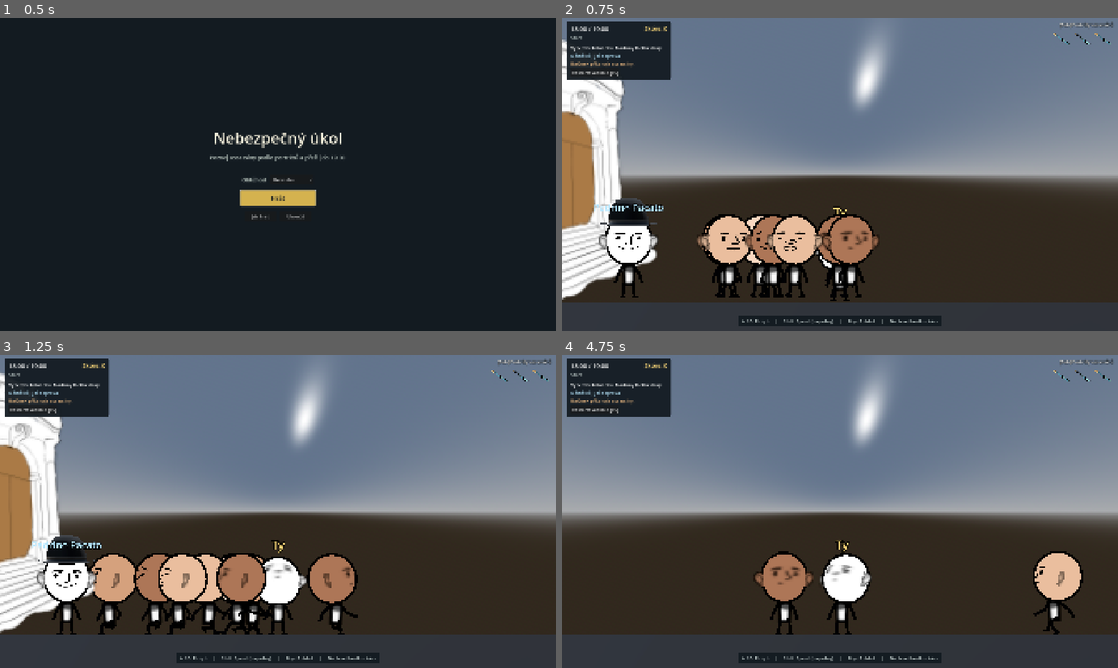
Above: before the commit, frames 1-4 (two rows, left to right).
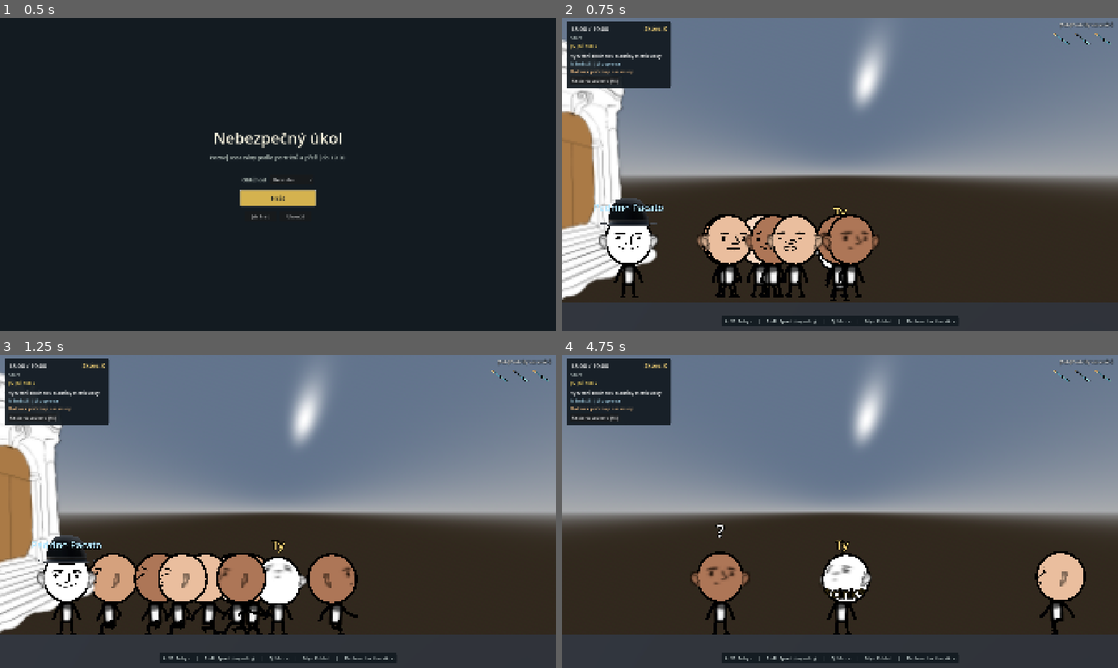
Above: after the commit, the same moments.

Repository: JosefAmbruz/nebezpecny-ukol
Game: Godot game, scene res://src/ui/title_screen.tscn
The game is run twice, just before and just after one commit, with the same random seed, the same clock (stepped at 60 frames per second) and the same inputs.
Inputs (mouse positions are in pixels of both pictures, inside the frame that each line leads up to):
- Up to frame 1 (0.5 s): no input
- Up to frame 2 (0.75 s): click "Hrát" at 0.5 s
- Up to frame 3 (1.25 s): no input
- Up to frame 4 (4.75 s): click "Restartovat kolo [F5]" at 1.25 s; click "Restartovat kolo [F5]" at 2 s; click "Restartovat kolo [F5]" at 2.75 s; tap Enter at 3.5 s; move the mouse to (962, 495) at 3.52 s; hold D (move_right) 3.53-4.25 s; tap E (lean) at 3.6 s; click (962, 495) at 3.67 s; tap Q (distract, bound only after the commit) at 3.8 s; drag from (728, 527) to (812, 574) at 4.27 s

Frame 1 is identical in both runs. In frame 2, 1.4% of the frame differs, in the area x 0-72%, y 8-99%; in frame 3, 1.4%; in frame 4, 5.0%, in the area x 0-95%, y 8-99%.

Commit message:
feat: Add coin throw to distract nearby NPCs

Diff:
--- a/project.godot
+++ b/project.godot
@@ -58,6 +58,11 @@
 "events": [Object(InputEventKey,"resource_local_to_scene":false,"resource_name":"","device":-1,"window_id":0,"alt_press …(195 unchanged characters)…
 ]
 }
+distract={
+"deadzone": 0.2,
+"events": [Object(InputEventKey,"resource_local_to_scene":false,"resource_name":"","device":-1,"window_id":0,"alt_pressed":false,"shift_pressed":false,"ctrl_pressed":false,"meta_pressed":false,"pressed":false,"keycode":0,"physical_keycode":81,"key_label":0,"unicode":113,"location":0,"echo":false,"script":null)
+]
+}
 toggle_assassin_list={
 "deadzone": 0.2,
 "events": [Object(InputEventKey,"resource_local_to_scene":false,"resource_name":"","device":-1,"window_id":0,"alt_press …(195 unchanged characters)…
--- a/src/characters/npc_base.gd
+++ b/src/characters/npc_base.gd
@@ -112,6 +112,8 @@
 var _stun_time_left: float = 0.0
 ## Počet civilistů, kteří viděli smrt tohoto NPC (platí až po smrti).
 var witness_count: int = 0
+var _distract_time_left: float = 0.0
+var _distract_point_x: float = 0.0
 
 
 func _ready() -> void:
@@ -184,23 +186,26 @@
 	if _attack_cooldown > 0.0:
 		_attack_cooldown = maxf(0.0, _attack_cooldown - delta)
 
-	match state:
-		State.WANDER:
-			_process_wander(delta)
-			if is_assassin:
-				_try_acquire_stalk_target(delta)
-		State.LEAN:
-			_process_lean(delta)
-		State.STALK:
-			_process_stalk(delta)
-		State.ATTACK:
-			_process_attack(delta)
-		State.EVADE:
-			_process_evade(delta)
-		State.FLEE:
-			_process_flee(delta)
-		State.STUNNED:
-			_process_stun(delta)
+	if _distract_time_left > 0.0 and state in [State.WANDER, State.LEAN, State.STALK]:
+		_process_distraction(delta)
+	else:
+		match state:
+			State.WANDER:
+				_process_wander(delta)
+				if is_assassin:
+					_try_acquire_stalk_target(delta)
+			State.LEAN:
+				_process_lean(delta)
+			State.STALK:
+				_process_stalk(delta)
+			State.ATTACK:
+				_process_attack(delta)
+			State.EVADE:
+				_process_evade(delta)
+			State.FLEE:
+				_process_flee(delta)
+			State.STUNNED:
+				_process_stun(delta)
 
 	velocity.z = 0.0
 	move_and_slide()
@@ -466,6 +471,22 @@
 		_pick_new_wander_target()
 
 
+## Hozená mince: NPC se na chvíli zastaví a dívá se k místu dopadu.
+func distract(point_x: float, duration: float) -> void:
+	if state not in [State.WANDER, State.LEAN, State.STALK]:
+		return
+	_distract_time_left = duration
+	_distract_point_x = point_x
+	_camera_glance_time_left = 0.0
+	_show_reaction("?", duration)
+
+
+func _process_distraction(delta: float) -> void:
+	_distract_time_left -= delta
+	velocity.x = 0.0
+	_looking_right = _distract_point_x >= global_position.x
+
+
 func _evade_danger(danger_x: float) -> void:
 	if is_assassin or state == State.DEAD:
 		return
--- a/src/difficulty.gd
+++ b/src/difficulty.gd
@@ -11,6 +11,7 @@
 		"total_assassins": 6,
 		"match_duration_seconds": 360.0,
 		"max_toothbrushes": 5,
+		"distractions": 4,
 		"defense_window_ms": 2200,
 		"reaction_grace_time": 0.35,
 		"detect_range_mult": 0.8,
@@ -21,6 +22,7 @@
 		"total_assassins": 8,
 		"match_duration_seconds": 300.0,
 		"max_toothbrushes": 3,
+		"distractions": 3,
 		"defense_window_ms": 1500,
 		"reaction_grace_time": 0.22,
 		"detect_range_mult": 1.0,
@@ -31,6 +33,7 @@
 		"total_assassins": 10,
 		"match_duration_seconds": 240.0,
 		"max_toothbrushes": 2,
+		"distractions": 2,
 		"defense_window_ms": 1000,
 		"reaction_grace_time": 0.12,
 		"detect_range_mult": 1.2,
--- a/src/player.gd
+++ b/src/player.gd
@@ -12,6 +12,7 @@
 signal defense_requested(attacker: Node3D)
 signal killed_by_assassin(attacker: Node3D, death_animation: Tween)
 signal assassination_spotted
+signal distraction_thrown(point: Vector3, left: int)
 
 const INTERACTABLE_NPC_MASK: int = 1 << 1 # Layer 2: InteractableNPC
 const BALLOON_SCENE: PackedScene = preload("res://src/characters/balloon_visual.tscn")
@@ -30,6 +31,12 @@
 ## Krátké okno pro reakci hráče, aby stihl pustit tlačítko myši, když se NPC otočí.
 @export var reaction_grace_time: float = 0.22
 @export var raycast_length: float = 100.0
+
+@export_group("Distraction (Mince)")
+@export var distractions_left: int = 3
+@export var distraction_radius: float = 4.0
+@export var distraction_throw_range: float = 8.0
+@export var distraction_duration: float = 2.5
 
 @export_group("Lean / Safe")
 @export var lean_cooldown: float = 1.5
@@ -99,6 +106,8 @@
 
 	_update_lean_timers(delta)
 	_handle_lean_input()
+	if not movement_locked and Input.is_action_just_pressed(&"distract"):
+		throw_distraction(get_cursor_world_point())
 	_handle_movement(delta)
 	_update_gaze_and_visuals()
 	_handle_interaction(delta)
@@ -187,6 +196,41 @@
 	var lean_obj := _get_available_lean_object()
 	if lean_obj:
 		_start_leaning(lean_obj)
+
+
+## Hodí minci k bodu (omezeno dosahem hodu); NPC v okruhu se otočí za zvukem.
+func throw_distraction(point: Vector3) -> bool:
+	if distractions_left <= 0:
+		return false
+	distractions_left -= 1
+	point.x = clampf(point.x, global_position.x - distraction_throw_range, global_position.x + distraction_throw_range)
+	point.y = global_position.y
+	for node in get_tree().get_nodes_in_group(&"npcs"):
+		var npc := node as NpcBase
+		if npc and absf(npc.global_position.x - point.x) <= distraction_radius:
+			npc.distract(point.x, distraction_duration)
+	_spawn_distraction_marker(point)
+	distraction_thrown.emit(point, distractions_left)
+	return true
+
+
+func _spawn_distraction_marker(point: Vector3) -> void:
+	if not is_inside_tree():
+		return
+	var marker := Label3D.new()
+	marker.text = "*cink*"
+	marker.font_size = 36
+	marker.outline_size = 8
+	marker.pixel_size = 0.008
+	marker.modulate = Color(1.0, 0.86, 0.4)
+	marker.no_depth_test = true
+	marker.top_level = true
+	add_child(marker)
+	marker.global_position = point + Vector3(0.0, 0.4, 1.0)
+	var tween := marker.create_tween().set_parallel()
+	tween.tween_property(marker, "global_position:y", marker.global_position.y + 0.5, 0.8)
+	tween.tween_property(marker, "modulate:a", 0.0, 0.8).set_delay(0.3)
+	tween.chain().tween_callback(marker.queue_free)
 
 
 func _start_leaning(safe_obj: SafeObject) -> void:
--- a/src/ui/game_hud.gd
+++ b/src/ui/game_hud.gd
@@ -98,6 +98,11 @@
 	%RivalEvent.show()
 
 
+func set_distractions(left: int) -> void:
+	%DistractionLabel.text = "[Q] Mince: %d" % left
+	%DistractionLabel.modulate = Color.WHITE if left > 0 else Color(1, 1, 1, 0.45)
+
+
 func show_event(message: String) -> void:
 	%EventLabel.text = "%s | %s" % [_clock_label.text.get_slice(" /", 0), message]
 	%EventLabel.show()
--- a/src/ui/game_hud.tscn
+++ b/src/ui/game_hud.tscn
@@ -88,6 +88,12 @@
 theme_override_colors/font_color = Color(0.81, 0.86, 0.85, 1)
 text = "Start"
 
+[node name="DistractionLabel" type="Label" parent="TopLeftPanel/MarginContainer/VBoxContainer"]
+unique_name_in_owner = true
+layout_mode = 2
+theme_override_colors/font_color = Color(1, 0.86, 0.4, 1)
+text = "[Q] Mince: 3"
+
 [node name="Divider" type="HSeparator" parent="TopLeftPanel/MarginContainer/VBoxContainer"]
 layout_mode = 2
 
--- a/src/ui/interaction_indicator.tscn
+++ b/src/ui/interaction_indicator.tscn
@@ -66,5 +66,5 @@
 [node name="Text" type="Label" parent="Controls" unique_id=1794708752]
 layout_mode = 2
 theme_override_colors/font_color = Color(0.82, 0.87, 0.86, 1)
-text = "A / D  Pohyb     |     Shift  Sprint (nápadný)     |     Myš  Pohled     |     Drž levé tlačítko  Akce"
+text = "A / D  Pohyb     |     Shift  Sprint (nápadný)     |     Q  Mince     |     Myš  Pohled     |     Drž levé tlačítko  Akce"
 horizontal_alignment = 1
--- a/src/ui/title_screen.tscn
+++ b/src/ui/title_screen.tscn
@@ -151,6 +151,7 @@
 [b]Tab[/b] | Porovnej portréty s tvářemi v davu.
 [b]Drž levé tlačítko[/b] | Zblízka promluvíš nebo zaútočíš. Když se cíl otočí k tobě, pusť tlačítko.
 [b]E u stojanu[/b] | Opři se a na chvíli se chraň před útokem.
+[b]Q[/b] | Hoď minci ke kurzoru. Lidé v okolí se na chvíli otočí za zvukem a ty můžeš zaútočit zezadu nebo utéct.
 [b]F[/b] | Odraz útok, když se čas zpomalí a objeví se výzva.
 [b]Svědci[/b] | Blízcí civilisté po útoku utečou a mohou upozornit assassiny. Na náměstí je rušněji, v parku klidněji.
 [b]Skóre[/b] | Assassin body přidá, civilista je ubere. Úkol je za bonus.
--- a/src/world.gd
+++ b/src/world.gd
@@ -89,6 +89,7 @@
 		if child is LevelZone:
 			_levels.append(child)
 	_player.reaction_grace_time = Difficulty.get_preset()["reaction_grace_time"]
+	_player.distractions_left = Difficulty.get_preset()["distractions"]
 	NpcBase.late_pressure = 0.0
 	_levels.sort_custom(func(a: LevelZone, b: LevelZone) -> bool: return a.level_id < b.level_id)
 
@@ -109,6 +110,7 @@
 	_player.defense_requested.connect(_start_defense)
 	_player.killed_by_assassin.connect(_on_player_killed)
 	_player.assassination_spotted.connect(_break_combo)
+	_player.distraction_thrown.connect(func(_point: Vector3, left: int) -> void: _game_hud.set_distractions(left))
 	_player.interaction_started.connect(_on_player_interaction_started)
 	_player.interaction_progress_changed.connect(_on_player_interaction_progress_changed)
 	_player.interaction_cancelled.connect(_on_player_interaction_ended)
@@ -136,6 +138,7 @@
 
 	if _game_hud:
 		_game_hud.set_toothbrushes(max_toothbrushes, _broken_toothbrushes)
+		_game_hud.set_distractions(_player.distractions_left)
 
 	_director.initialize(
 		_levels,
--- /dev/null
+++ b/tests/test_distraction.gd
@@ -0,0 +1,43 @@
+extends Node3D
+
+# Run with godot --headless --path . res://tests/test_distraction.tscn.
+func _ready() -> void:
+	var player := Player.new()
+	add_child(player)
+	player.distractions_left = 1
+	var near := _spawn_npc(2.0)
+	var far := _spawn_npc(9.0)
+	var stalker := _spawn_npc(1.0, true)
+	near._looking_right = false
+	stalker._stalk_target = player
+	stalker.state = NpcBase.State.STALK
+	assert(near.is_looking_at(player))
+
+	assert(player.throw_distraction(Vector3(4.0, 0.0, 0.0)))
+	assert(player.distractions_left == 0 and not player.throw_distraction(Vector3.ZERO))
+	assert(near._distract_time_left > 0.0 and far._distract_time_left == 0.0)
+	assert(stalker._distract_time_left > 0.0)
+	near._physics_process(0.1)
+	stalker._physics_process(0.1)
+	assert(near._looking_right and not near.is_looking_at(player) and near.velocity.x == 0.0)
+	assert(stalker.state == NpcBase.State.STALK and stalker.velocity.x == 0.0)
+
+	near._physics_process(player.distraction_duration)
+	near._physics_process(0.1)
+	assert(near._distract_time_left <= 0.0 and near.state == NpcBase.State.WANDER)
+
+	var dead := _spawn_npc(3.0)
+	dead.state = NpcBase.State.DEAD
+	dead.distract(3.0, 1.0)
+	assert(dead._distract_time_left == 0.0)
+	print("Coin distraction passed.")
+	get_tree().quit()
+
+
+func _spawn_npc(x: float, assassin: bool = false) -> NpcBase:
+	var npc := preload("res://src/characters/npc_base.tscn").instantiate() as NpcBase
+	npc.position.x = x
+	npc.is_assassin = assassin
+	add_child(npc)
+	npc.set_physics_process(false)
+	return npc
--- /dev/null
+++ b/tests/test_distraction.tscn
@@ -0,0 +1,6 @@
+[gd_scene load_steps=2 format=3]
+
+[ext_resource type="Script" path="res://tests/test_distraction.gd" id="1"]
+
+[node name="TestDistraction" type="Node3D"]
+script = ExtResource("1")
Not shown, added: tests/test_distraction.gd.uid
